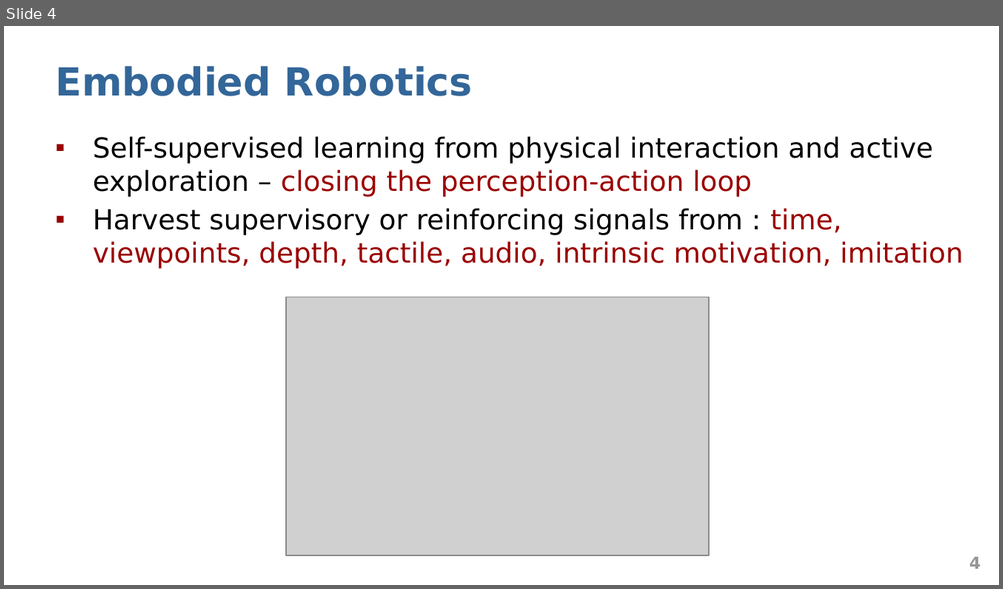
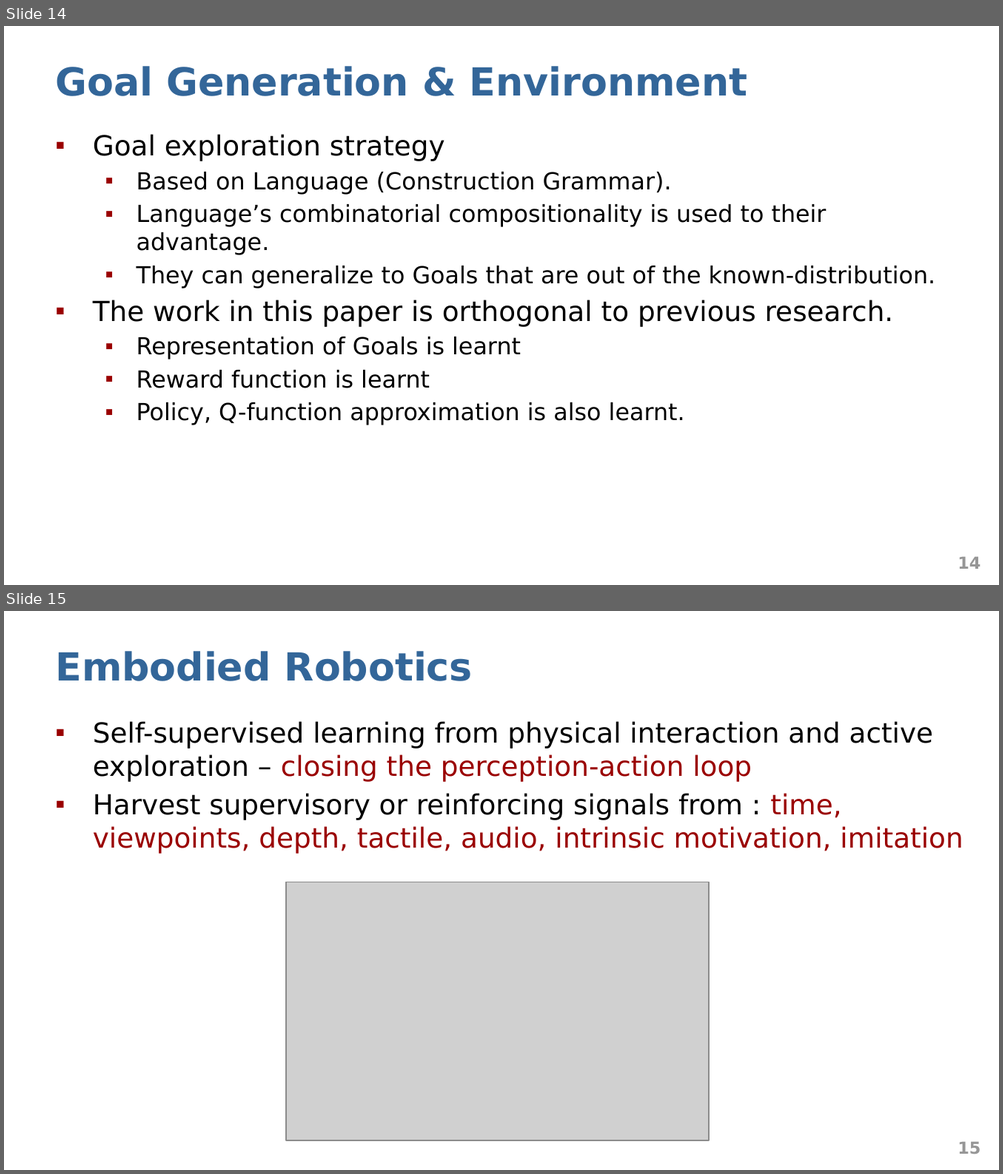
Before and after one commit to abduskhazi/deep-reinforcement-learning-seminar, a slide deck: presentation.pptx. Shown one above the other, each under a label of ours: slide 4 before the commit, slides 14 and 15 after it. The pictures are 1003x589 and 1003x1174 pixels, drawn with LibreOffice and Linux fonts; fonts in the diff are those of the drawing; grey boxes stand for pictures. Boxes give left, top, right and bottom in pixels: in the first picture for what was removed or moved away, otherwise in the second. Text is boxed around its words. In the diff, an @@ line names an element or a change of style, - is before the commit and + after.

```diff
--- a/presentation.pptx
+++ b/presentation.pptx
@@ slide 14 added at [4,26,999,585], background #FFFFFF @@
@@ title added at [55,66,747,96], 28 pt, text #336699, bold @@
+Goal Generation & Environment
@@ text added at [93,134,936,426], 17 pt, text #000000 @@
+▪ Goal exploration strategy
+  ▪ Based on Language (Construction Grammar).
+  ▪ Language’s combinatorial compositionality is used to their advantage.
+  ▪ They can generalize to Goals that are out of the known-distribution.
+▪ The work in this paper is orthogonal to previous research.
+  ▪ Representation of Goals is learnt
+  ▪ Reward function is learnt
+  ▪ Policy, Q-function approximation is also learnt.
@@ page number added at [957,557,980,569], 12 pt, text #969696, bold @@
+14
@@ what was slide 4 is now slide 15 @@
@@ page number at [957,1142,980,1154]: text changed @@
-4
+15
```
Also in this commit, not shown: 14 other slides added, 4 slides removed.
